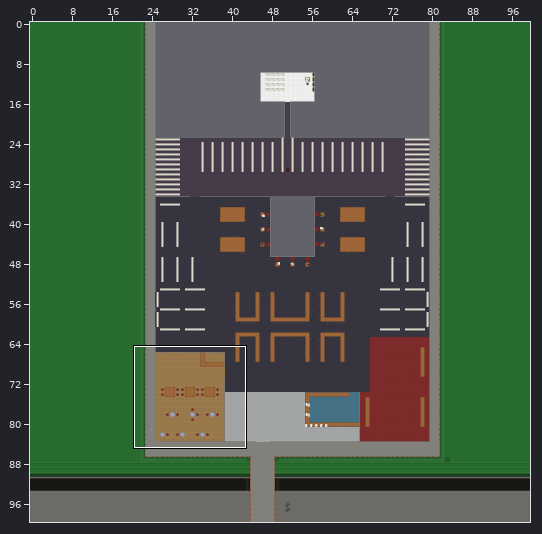
One commit to this Tiled map: core/assets/maps/Sports Hall.tmx. Above: a wide view before the commit, with the close-up outlined.
Close-up. As it was:
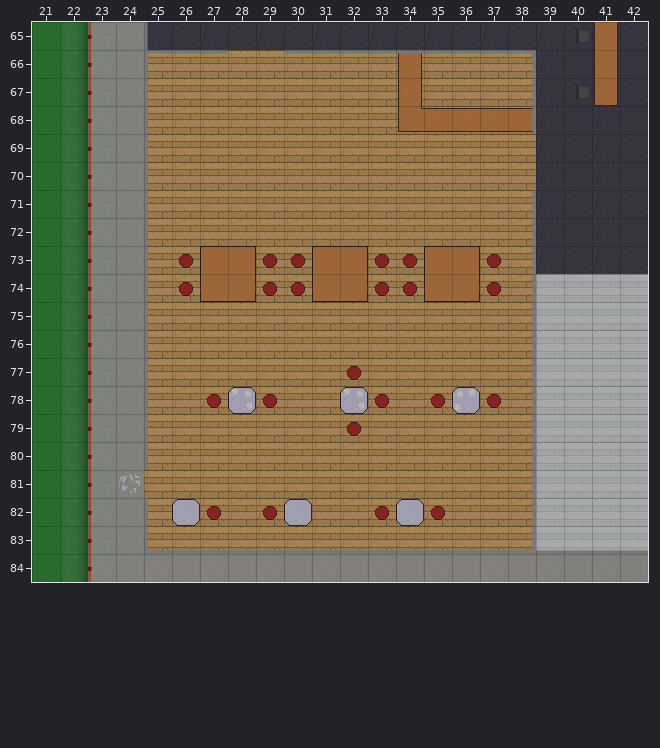
Cells are 32x32 px. Shown: x 21..42, y 65..84. The commit also changed other parts of the map, which this record leaves out. Tiles whose own drawing changed are shown in their newer look in all pictures.
The result:
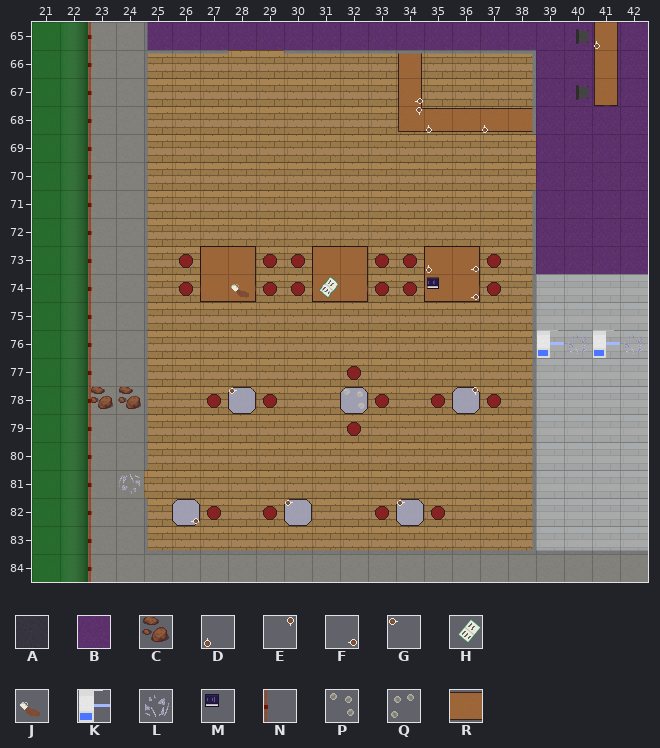
Key: from "finaltileset": A 11, B 32, C 71, D 77, E 77 turned 180, F 77 turned 270, G 77 turned 90, H 78, J 79, K 97, L 101, M 105, N 261, P 336, Q 336 turned 270, R 382.
_ is an empty cell, . an unchanged one.
Diff:
--- layer "Background"
@@ x 25..42 @@
-65 AAAAAAAAAAAAAAAAAA
-66 ..............AAAA
-67 ..............AAAA
-68 ..............AAAA
-69 ..............AAAA
-70 ..............AAAA
-71 ..............AAAA
-72 ..............AAAA
-73 ..............AAAA
+65 BBBBBBBBBBBBBBBBBB
+66 ..............BBBB
+67 ..............BBBB
+68 ..............BBBB
+69 ..............BBBB
+70 ..............BBBB
+71 ..............BBBB
+72 ..............BBBB
+73 ..............BBBB
--- layer "Foreground"
@@ x 39..42 @@
-76 ____
+76 KLKL
@@ x 23..24 @@
-78 N_
+78 CC
--- layer "Foreground 2"
@@ x 41..41 @@
-65 _
+65 D
@@ x 34..37 @@
-67 _...
-68 _R._
+67 F...
+68 ED.D
@@ x 28..36 @@
-73 .......__
-74 _.._...__
+73 .......DF
+74 J..H...MF
@@ x 23..36 @@
-78 _....P.......Q
+78 N....G.......E
@@ x 26..34 @@
-82 _..._..._
+82 F...G...G
